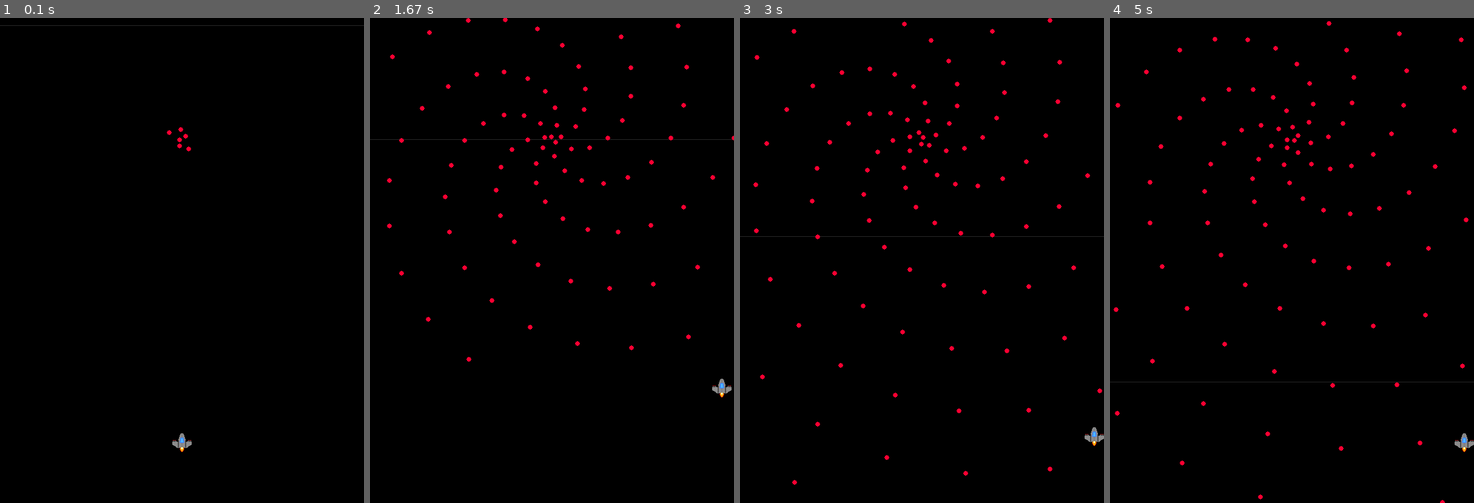
Above: before the commit, frames 1-4 (left to right).
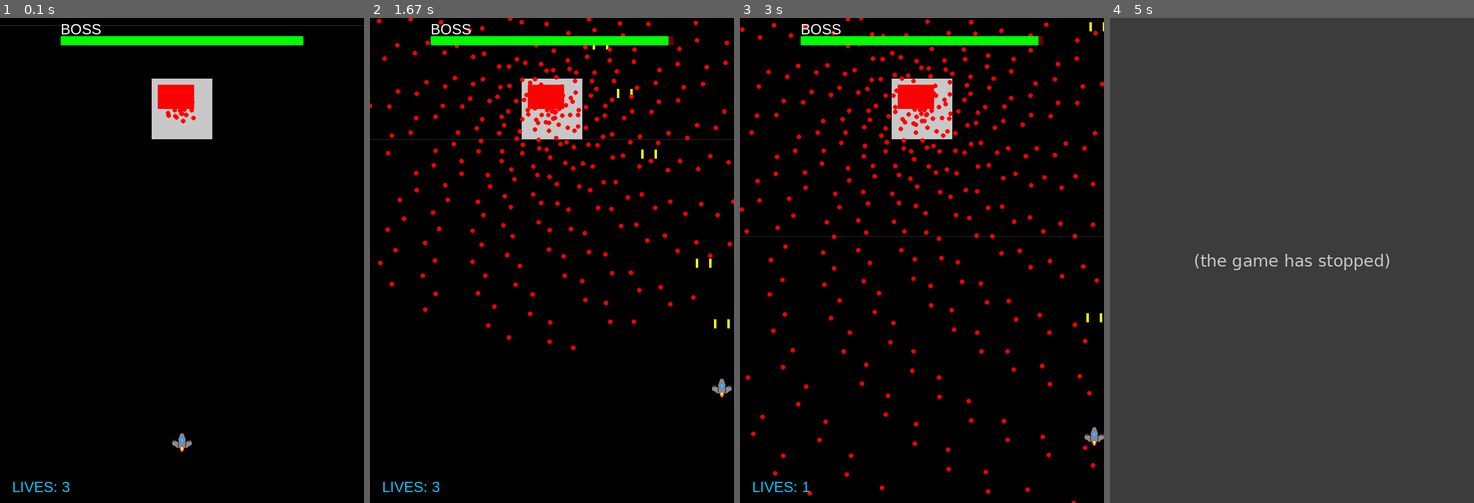
Above: after the commit, the same moments.

Repository: kyrusoo/uni-pygame
Game: pygame game, started from bullet_hell/game/main.py
The game is run twice, just before and just after one commit, with the same random seed, the same clock (stepped at 60 frames per second) and the same inputs.
Inputs:
- Up to frame 1 (0.1 s): no input
- Up to frame 2 (1.67 s): hold Z 0.33-0.8 s; hold Right 0.33-0.8 s; hold Right 0.83-1.3 s; tap Z at 0.9, 1.2, 1.4 s; hold Up 1.33-1.63 s
- Up to frame 3 (3 s): hold Right 1.67-2.13 s; tap Z at 1.73, 2.03, 2.8 s; hold Down from 2.73 s (still down)
- Up to frame 4 (5 s): release Down at 3.03 s; hold Left 3.07-3.47 s; tap Z at 3.13, 3.43, 3.97, 4.27 s; hold Right 3.9-4.53 s

The runs differ from the first frame. In frame 1, 3.6% of the frame differs, in the area x 3-84%, y 1-98%; in frame 2, 6.4%; in frame 3, 6.9%; in frame 4, 100%, in the area x 0-100%, y 0-100%.
After the commit the program exited at 4.92 s; later frames show no game.

Commit message:
feat: added: boss, boss and player health whats need to be added: records, unittest

Diff:
--- /dev/null
+++ b/bullet_hell/game/boss.py
@@ -0,0 +1,33 @@
+import pygame
+import math
+from settings import *
+from bullets import Bullet
+
+class Boss(pygame.sprite.Sprite):
+    def __init__(self):
+        super().__init__()
+        self.image = pygame.Surface((100, 100))
+        self.image.fill((200, 200, 200))
+        pygame.draw.rect(self.image, RED, (10, 10, 60, 40))
+        self.rect = self.image.get_rect(center=(WIDTH//2, 150))
+
+        self.max_health = BOSS_MAX_HEALTH
+        self.health = BOSS_MAX_HEALTH
+
+        # Hitbox (Smaller than the 80x60 visual image)
+        self.radius = BOSS_HITBOX_RADIUS
+        self.angle_offset = 0
+
+    def update(self):
+         # Boss health guard
+         if self.health <= 0:
+            self.health = 0
+            self.kill()
+
+    def shoot(self, all_sprites, enemy_bullets):
+        self.angle_offset += 0.05
+        for i in range(4):
+            angle = self.angle_offset + (i * (math.pi / 2))
+            b = Bullet(self.rect.centerx, self.rect.centery, math.degrees(angle), 4)
+            all_sprites.add(b)
+            enemy_bullets.add(b)
--- a/bullet_hell/game/bullets.py
+++ b/bullet_hell/game/bullets.py
@@ -16,3 +16,17 @@
         self.rect.center = self.pos
         if not (0 <= self.pos.x <= WIDTH and 0 <= self.pos.y <= HEIGHT):
             self.kill()
+
+class PlayerBullet(pygame.sprite.Sprite):
+    def __init__(self, x, y):
+        super().__init__()
+        self.image = pygame.Surface((4, 15))
+        self.image.fill(YELLOW)
+        self.rect = self.image.get_rect(center=(x, y))
+        self.speed = -10                                   # Negative goes UP
+        self.damage = PLAYER_BULLET_DAMAGE
+
+    def update(self):
+        self.rect.y += self.speed
+        if self.rect.bottom < 0:
+            self.kill()
--- a/bullet_hell/game/main.py
+++ b/bullet_hell/game/main.py
@@ -1,10 +1,10 @@
 import pygame
 import sys
-import math
 from settings import *
-from player import Player
-from bullets import Bullet
-from map import Map
+from player import *
+from bullets import *
+from map import *
+from boss import *
 
 
 class Game:
@@ -12,46 +12,100 @@
         pygame.init()
         self.screen = pygame.display.set_mode((WIDTH, HEIGHT))
         self.clock = pygame.time.Clock()
+        self.font = pygame.font.SysFont("Arial", 24)
 
         self.map = Map()
         self.player = Player()
+        self.boss = Boss()
 
-        self.all_sprites = pygame.sprite.Group(self.player)
+        # Sprite Groups
+        self.all_sprites = pygame.sprite.Group()
         self.enemy_bullets = pygame.sprite.Group()
-        self.angle_step = 1
+        self.player_bullets = pygame.sprite.Group()
 
-    def spawn_pattern(self):
-        # Example: Spiral Pattern
-        self.angle_step += 100000000000000000
-        for i in range(4):
-            angle = self.angle_step + (i * math.pi / 2) # 4 streams
-            b = Bullet(WIDTH // 2, 200, angle, BULLET_SPEED)
-            self.all_sprites.add(b)
-            self.enemy_bullets.add(b)
+        self.all_sprites.add(self.player)
+        self.all_sprites.add(self.boss)
+
+        # Player Stats
+        self.player_health = PLAYER_MAX_HEALTH
+        self.player_shoot_cooldown = 0
+
+    def handle_collisions(self):
+        # 1. Player Bullets hitting the Boss (Using Circle Hitbox)
+        boss_hits = pygame.sprite.spritecollide(self.boss, self.player_bullets, True, pygame.sprite.collide_circle)
+        for bullet in boss_hits:
+            self.boss.health -= bullet.damage
+        # 2. Enemy Bullets hitting the Player (Using Circle Hitbox)
+        player_hits = pygame.sprite.spritecollide(self.player, self.enemy_bullets, True, pygame.sprite.collide_circle)
+        if player_hits:
+            self.player_health -= 1
+            if self.player_health <= 0:
+                print("Game Over!")
+                pygame.quit()
+                sys.exit()
+
+    def draw_ui(self):
+        # BOSS HEALTH BAR
+        bar_width = 400
+        bar_height = 15
+        bar_x = (WIDTH - bar_width) // 2
+        bar_y = 30
+
+        # Calculate health percentage
+        health_ratio = self.boss.health / self.boss.max_health
+        current_bar_width = int(bar_width * health_ratio)
+
+        # Draw Red Background, then Green Current Health
+        pygame.draw.rect(self.screen, (100, 0, 0), (bar_x, bar_y, bar_width, bar_height))
+        if current_bar_width > 0:
+            pygame.draw.rect(self.screen, (0, 255, 0), (bar_x, bar_y, current_bar_width, bar_height))
+
+        # Boss Label Text
+        boss_text = self.font.render("BOSS", True, WHITE)
+        self.screen.blit(boss_text, (bar_x, bar_y - 25))
+
+        # ---- PLAYER LIVES (Bottom Left) ----
+        player_text = self.font.render(f"LIVES: {self.player_health}", True, BLUE)
+        self.screen.blit(player_text, (20, HEIGHT - 40))
 
     def run(self):
         while True:
+            self.screen.fill(BLACK)
+            current_time = pygame.time.get_ticks()
+
             for event in pygame.event.get():
                 if event.type == pygame.QUIT:
                     pygame.quit()
                     sys.exit()
 
-            # Logic
+            # Player Shooting Logic
+            keys = pygame.key.get_pressed()
+            if keys[pygame.K_z] and current_time > self.player_shoot_cooldown:
+                # Shoot two bullets from the wings
+                b1 = PlayerBullet(self.player.rect.left + 5, self.player.rect.top)
+                b2 = PlayerBullet(self.player.rect.right - 5, self.player.rect.top)
+                self.all_sprites.add(b1, b2)
+                self.player_bullets.add(b1, b2)
+                self.player_shoot_cooldown = current_time + 120 # Fires every 120 milliseconds
+
+            if self.boss.alive():
+                self.boss.shoot(self.all_sprites, self.enemy_bullets)
+
+            # Updates
             self.map.update()
-            self.spawn_pattern()
             self.all_sprites.update()
+            self.handle_collisions()
 
-            # Collision check
-            if pygame.sprite.spritecollide(self.player, self.enemy_bullets, False, pygame.sprite.collide_circle):
-                print("Game Over!")
-
-            # Render
+            # Rendering Order
             self.map.draw(self.screen)
             self.all_sprites.draw(self.screen)
+            self.player.draw_focus_dot(self.screen)  # Draw dot over the ship
+            self.draw_ui()  # Draw UI last so it is on top of everything
 
             pygame.display.flip()
             self.clock.tick(FPS)
 
 
+
 if __name__ == "__main__":
     Game().run()
--- a/bullet_hell/game/map.py
+++ b/bullet_hell/game/map.py
@@ -1,4 +1,4 @@
-import pygame as pg
+import pygame
 from settings import *
 
 class Map:
@@ -16,5 +16,5 @@
     def draw(self, screen):
         screen.fill(self.bg_color)
         # Draw two lines/rects to simulate scrolling
-        pg.draw.line(screen, (40, 40, 40), (0, self.scroll), (WIDTH, self.scroll))
-        pg.draw.line(screen, (40, 40, 40), (0, self.scroll - HEIGHT), (WIDTH, self.scroll - HEIGHT))
+        pygame.draw.line(screen, (40, 40, 40), (0, self.scroll), (WIDTH, self.scroll))
+        pygame.draw.line(screen, (40, 40, 40), (0, self.scroll - HEIGHT), (WIDTH, self.scroll - HEIGHT))
--- a/bullet_hell/game/player.py
+++ b/bullet_hell/game/player.py
@@ -7,15 +7,13 @@
     def __init__(self):
         super().__init__()
 
-        # Get the path of the current file (game/player.py)
         current_dir = os.path.dirname(__file__)
-        # Go up one level to 'bullet_hell', then into 'assets'
         asset_path = os.path.join(current_dir, "..", "assets", "spaceship.png")
 
         self.image = pygame.image.load(asset_path).convert_alpha()
         self.rect = self.image.get_rect(center=(WIDTH // 2, HEIGHT - 100))
         self.pos = pygame.Vector2(self.rect.center)
-        self.radius = 4  # Tiny hitbox!
+        self.radius = 4  # Player hitbox
 
     def update(self):
         keys = pygame.key.get_pressed()
--- a/bullet_hell/game/settings.py
+++ b/bullet_hell/game/settings.py
@@ -6,8 +6,9 @@
 
 BLACK = (0, 0, 0)
 WHITE = (255, 255, 255)
-RED = (255, 0, 50)
+RED = (255, 0, 00)
 BLUE = (0, 200, 255)
+YELLOW = (255, 255, 0)
 
 PLAYER_SPEED = 5
 PLAYER_FOCUS_SPEED = 2
@@ -15,3 +16,9 @@
 
 BASE_DIR = os.path.dirname(__file__)
 ASSETS_DIR = os.path.join(BASE_DIR, 'assets')
+
+PLAYER_MAX_HEALTH = 3
+PLAYER_BULLET_DAMAGE = 10
+
+BOSS_MAX_HEALTH = 1000
+BOSS_HITBOX_RADIUS = 20
